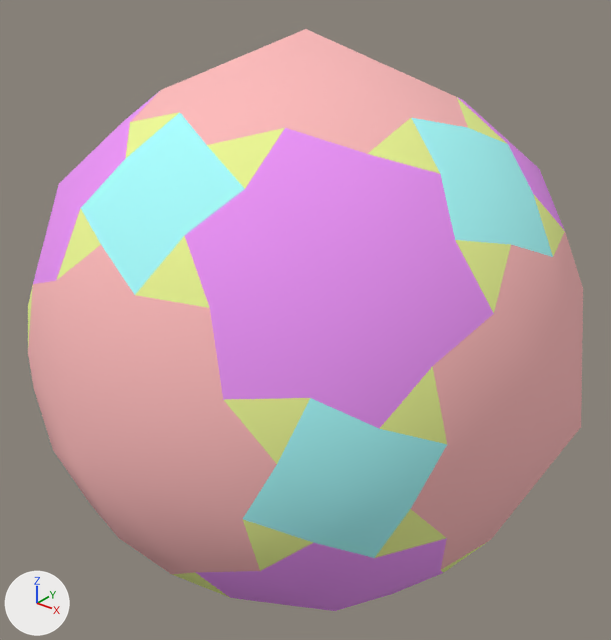
Two versions of the OBJ model propellor/vr/outros/PropellorDisdyakisDodecahedron.obj, one commit apart.
Camera for both pictures: a 50 mm lens placed at (1.8, -2.25, 1.43), pointed at (-0.01, 0.01, 0.03). Lighting does not change. The marker at lower left points along +X, +Y and +Z. Where no turn or scale is listed for an object, it has been applied to the vertices.

Names of what the first picture shows: 'PropellorDisdyakisDodecahedron'.
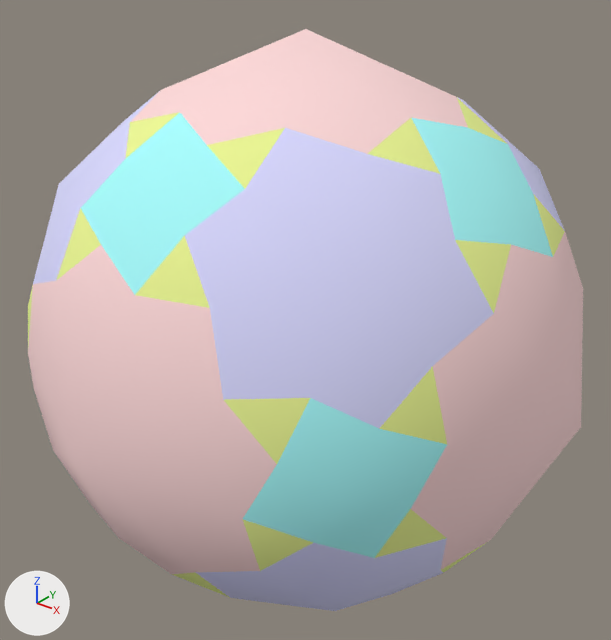
Changed parts and their boxes [x1, y1, x2, y2] in the pictures (611 x 640 px):
part 1 of me_propellordisdyakisdodecahedron, recoloured (pink to white)
    both: [28, 29, 583, 574]
part 2 of me_propellordisdyakisdodecahedron, recoloured (pink to white)
    both: [33, 93, 565, 611]

What the commit changed:
Material 'Cor10' (mat_cor10) is new.
Its base color is (0.7, 0.7, 1.0) (white #dadaff).
Its roughness is 1.0.
Material 'Cor11' (mat_cor11) is new.
Its base color is (1.0, 0.7, 0.7) (white #ffdada).
Its roughness is 1.0.
me_propellordisdyakisdodecahedron has 170 vertices, 192 faces and spans x -1.08..1.08, y -1.08..1.08, z -1.08..1.08.
me_propellordisdyakisdodecahedron is used by ob_propellordisdyakisdodecahedron; location (0.0, 0.0, 0.0).
me_propellordisdyakisdodecahedron part 1: all 48 faces that had it switch from mat_cor6 (pink #ffbcbc) to mat_cor11 (white #ffdada).
me_propellordisdyakisdodecahedron part 2: all 48 faces that had it switch from mat_cor7 (pink #ee95f9) to mat_cor10 (white #dadaff).
